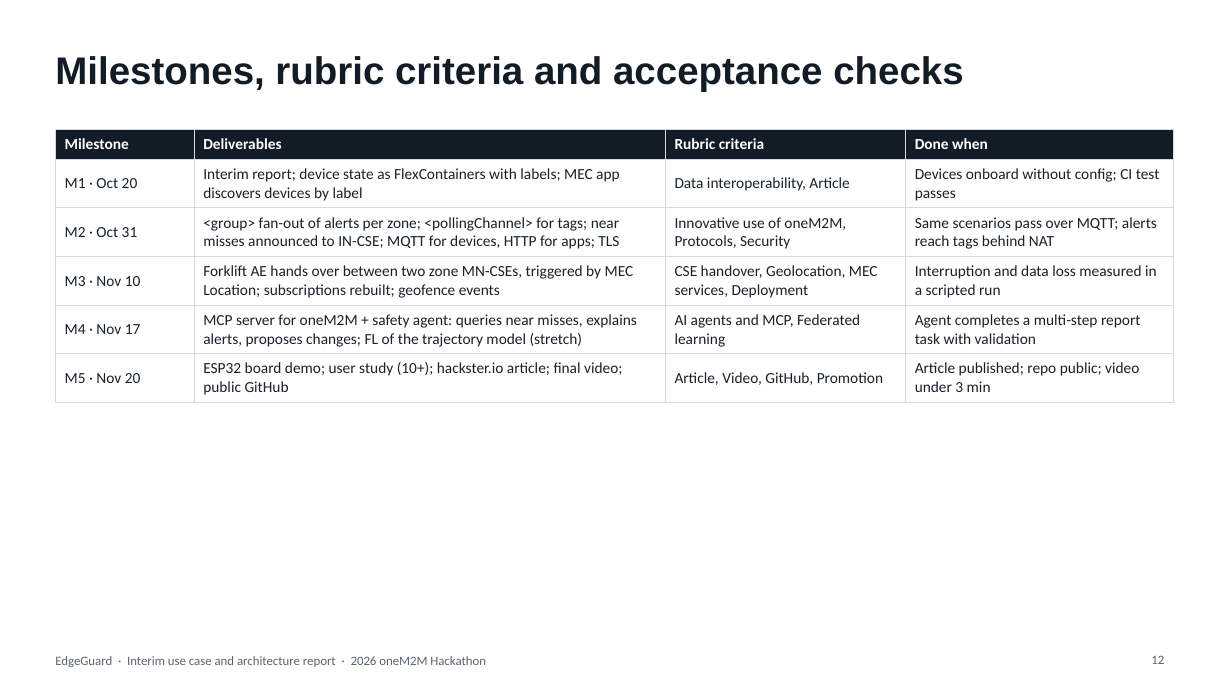
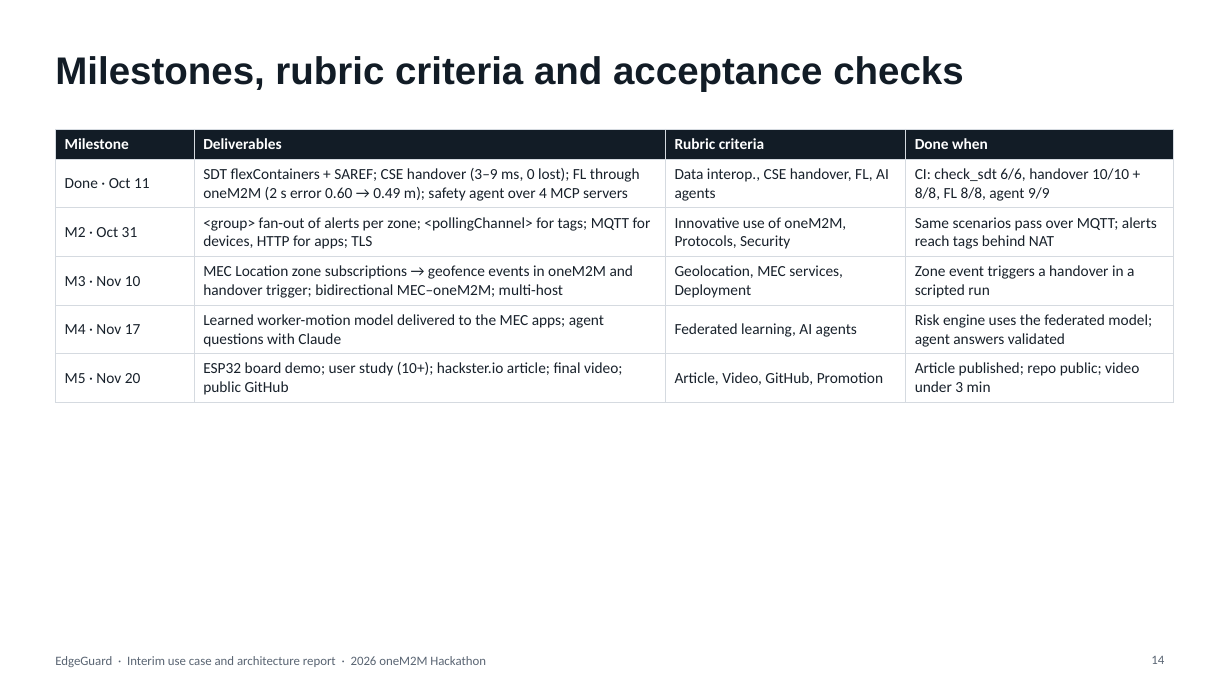
Before and after one commit to ljw22112/Edgeguard, a slide deck: slide 14 of docs/submissions/EdgeGuard_Interim_Report.pptx (slide 12 before the commit). Drawn at 1232x693 pixels with LibreOffice and Linux fonts; fonts in the diff are those of the drawing. Boxes give left, top, right and bottom in pixels: in the first picture for what was removed or moved away, otherwise in the second. Text is boxed around its words. In the diff, an @@ line names an element or a change of style, - is before the commit and + after.

```diff
--- a/docs/submissions/EdgeGuard_Interim_Report.pptx
+++ b/docs/submissions/EdgeGuard_Interim_Report.pptx
@@ table at (x1=55, y1=129, x2=1174, y2=399) @@
-row 2: M1 · Oct 20 | Interim report; device state as FlexContainers with labels; MEC app discovers devices by label | Data interoperability, Article | Devices onboard without config; CI test passes
+row 2: Done · Oct 11 | SDT flexContainers + SAREF; CSE handover (3–9 ms, 0 lost); FL through oneM2M (2 s error 0.60 → 0.49 m); safety agent over 4 MCP servers | Data interop., CSE handover, FL, AI agents | CI: check_sdt 6/6, handover 10/10 + 8/8, FL 8/8, agent 9/9
-row 3, column 2: <group> fan-out of alerts per zone; <pollingChannel> for tags; near misses announced to IN-CSE; MQTT for devices, HTTP for apps; TLS
+row 3, column 2: <group> fan-out of alerts per zone; <pollingChannel> for tags; MQTT for devices, HTTP for apps; TLS
-row 4: M3 · Nov 10 | Forklift AE hands over between two zone MN-CSEs, triggered by MEC Location; subscriptions rebuilt; geofence events | CSE handover, Geolocation, MEC services, Deployment | Interruption and data loss measured in a scripted run
+row 4: M3 · Nov 10 | MEC Location zone subscriptions → geofence events in oneM2M and handover trigger; bidirectional MEC–oneM2M; multi-host | Geolocation, MEC services, Deployment | Zone event triggers a handover in a scripted run
-row 5: M4 · Nov 17 | MCP server for oneM2M + safety agent: queries near misses, explains alerts, proposes changes; FL of the trajectory model (stretch) | AI agents and MCP, Federated learning | Agent completes a multi-step report task with validation
+row 5: M4 · Nov 17 | Learned worker-motion model delivered to the MEC apps; agent questions with Claude | Federated learning, AI agents | Risk engine uses the federated model; agent answers validated
@@ page number at (x1=1151, y1=656, x2=1164, y2=664): text changed @@
-12
+14
```
Also in this commit, not shown: 6 other slides changed, 2 slides added, 1 other file.
